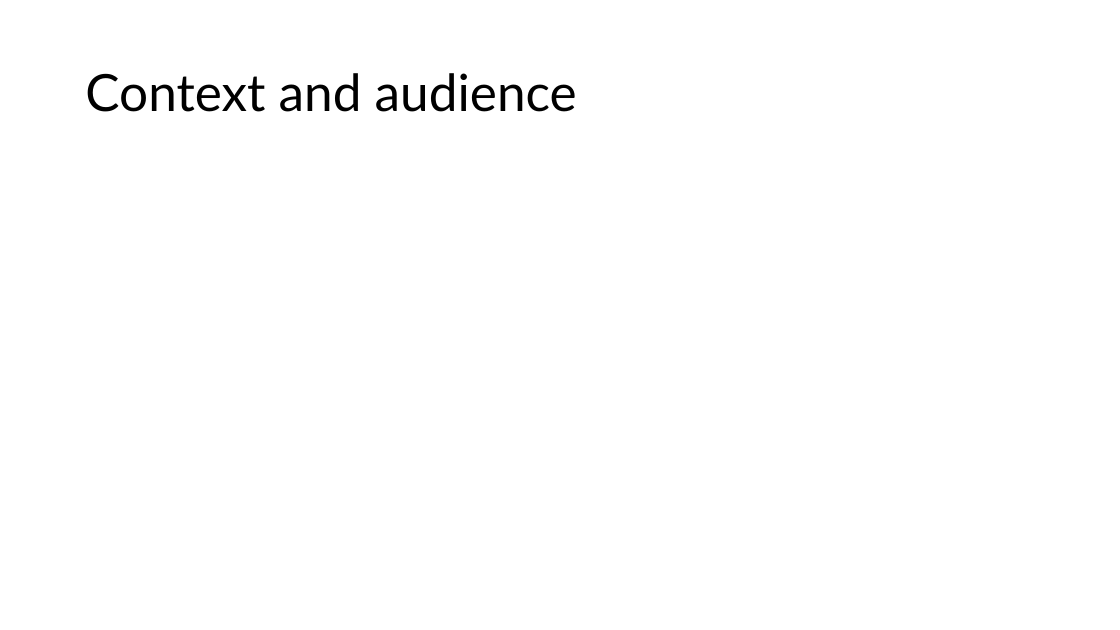
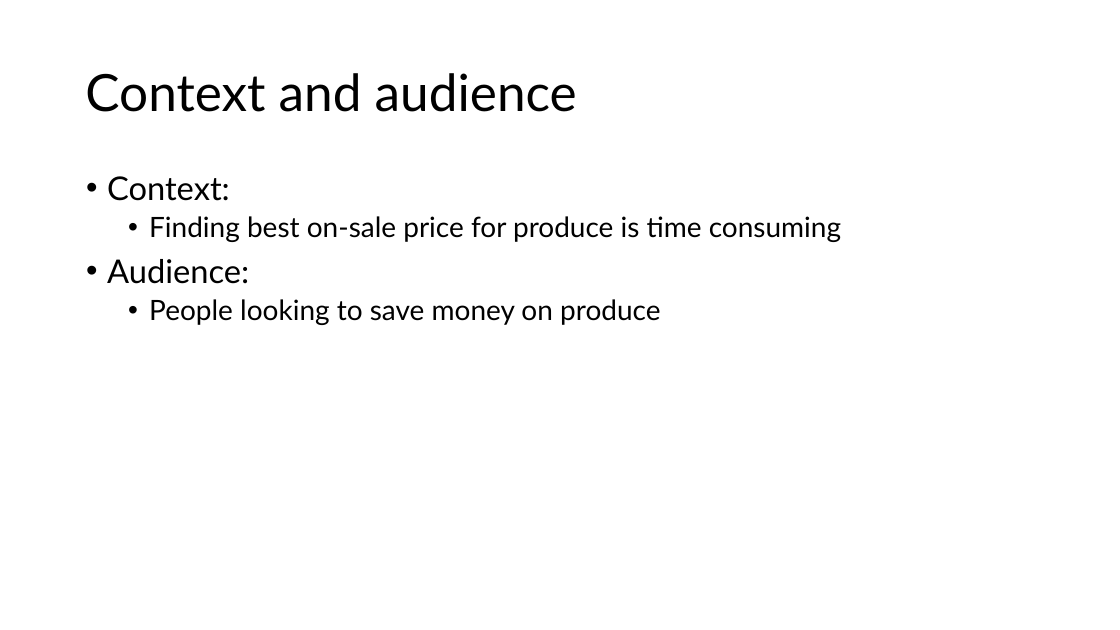
Before and after one commit to xe640/PY-oop, a slide deck: slide 2 of _via_pyuml2026_group07_pw1.pptx. Drawn at 1120x630 pixels with LibreOffice and Linux fonts; fonts in the diff are those of the drawing. Boxes give left, top, right and bottom in pixels: in the first picture for what was removed or moved away, otherwise in the second. Text is boxed around its words. In the diff, an @@ line names an element or a change of style, - is before the commit and + after.

```diff
--- a/_via_pyuml2026_group07_pw1.pptx
+++ b/_via_pyuml2026_group07_pw1.pptx
@@ text added at [107,176,841,325], 24 pt, text #000000 @@
+• Context:
+  • Finding best on-sale price for produce is time consuming
+• Audience:
+  • People looking to save money on produce
```
Also in this commit, not shown: 2 other slides changed, 2 slides added, 2 slides removed, 1 other file.
